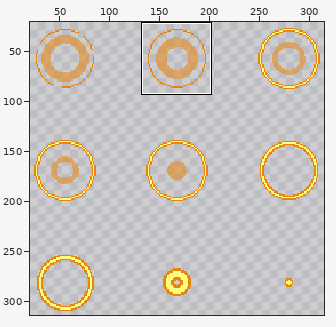
Sprite sheet, stored at Assets/Sprites/PrototypeSprites/RulletSprites/Pixel_Sprites/skillEffects/skillEffectAsset_edited/PixelEffect_Buff/Buff_Effect_03_2.png. Above, an overview of the earlier version with the close-up marked.
Close-up. As it was:
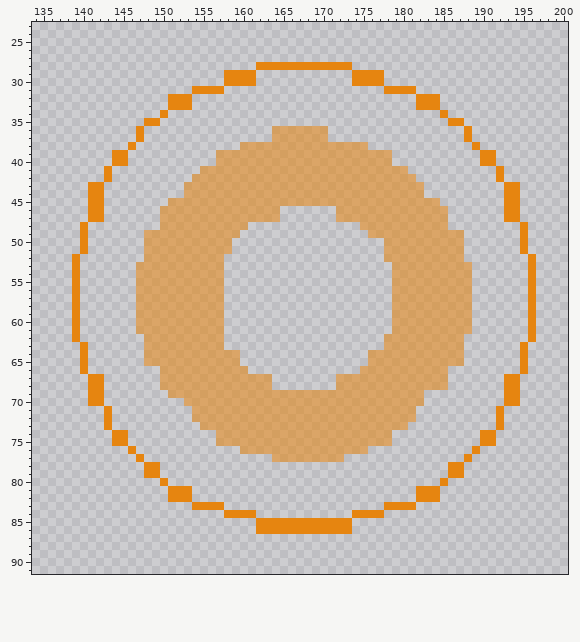
The file is 336x336 pixels. Shown: x 134..200, y 23..91. The wide view leaves out empty margins. The commit also changed other parts of the picture, which this record leaves out.
Now the later version:
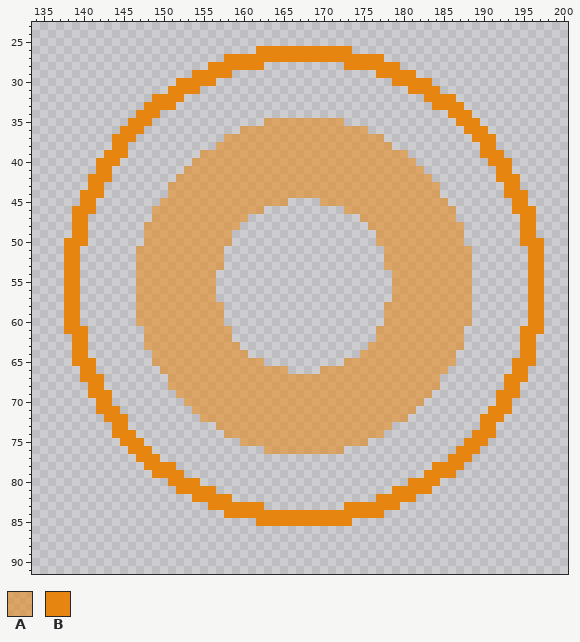
Palette (. is transparent): A #e685108c  B #e68510
What changed:
@@ x 134..200 @@
 25 ...................................................................
-26 ...................................................................
-27 ...................................................................
-28 ............................BBBBBBBBBBBB...........................
-29 ........................BBBB............BBBB.......................
-30 ........................BBBB............BBBB.......................
-31 ....................BBBB....................BBBB...................
-32 .................BBB............................BBB................
-33 .................BBB............................BBB................
-34 ................B..................................B...............
-35 ..............BB....................................BB.............
-36 .............B................AAAAAAA.................B............
-37 .............B................AAAAAAA.................B............
-38 ............B.............AAAAAAAAAAAAAAAA.............B...........
-39 ..........BB...........AAAAAAAAAAAAAAAAAAAAAA...........BB.........
-40 ..........BB...........AAAAAAAAAAAAAAAAAAAAAA...........BB.........
-41 .........B...........AAAAAAAAAAAAAAAAAAAAAAAAAA...........B........
-42 .........B..........AAAAAAAAAAAAAAAAAAAAAAAAAAAA..........B........
-43 .......BB..........AAAAAAAAAAAAAAAAAAAAAAAAAAAAAA..........BB......
-44 .......BB..........AAAAAAAAAAAAAAAAAAAAAAAAAAAAAA..........BB......
-45 .......BB........AAAAAAAAAAAAAAAAAAAAAAAAAAAAAAAAAA........BB......
-46 .......BB.......AAAAAAAAAAAAAAA.......AAAAAAAAAAAAAA.......BB......
-47 .......BB.......AAAAAAAAAAAAAAA.......AAAAAAAAAAAAAA.......BB......
-48 ......B.........AAAAAAAAAAA..............AAAAAAAAAAA.........B.....
-49 ......B.......AAAAAAAAAAAA................AAAAAAAAAAAA.......B.....
-50 ......B.......AAAAAAAAAAA...................AAAAAAAAAA.......B.....
-51 ......B.......AAAAAAAAAAA...................AAAAAAAAAA.......B.....
-52 .....B........AAAAAAAAAA....................AAAAAAAAAA........B....
-53 .....B.......AAAAAAAAAAA.....................AAAAAAAAAA.......B....
-54 .....B.......AAAAAAAAAAA.....................AAAAAAAAAA.......B....
-55 .....B.......AAAAAAAAAAA.....................AAAAAAAAAA.......B....
-56 .....B.......AAAAAAAAAAA.....................AAAAAAAAAA.......B....
-57 .....B.......AAAAAAAAAAA.....................AAAAAAAAAA.......B....
-58 .....B.......AAAAAAAAAAA.....................AAAAAAAAAA.......B....
-59 .....B.......AAAAAAAAAAA.....................AAAAAAAAAA.......B....
-60 .....B.......AAAAAAAAAAA.....................AAAAAAAAAA.......B....
-61 .....B.......AAAAAAAAAAA.....................AAAAAAAAAA.......B....
-62 .....B........AAAAAAAAAA....................AAAAAAAAAA........B....
-63 ......B.......AAAAAAAAAA....................AAAAAAAAAA.......B.....
-64 ......B.......AAAAAAAAAAAA................AAAAAAAAAAAA.......B.....
-65 ......B.......AAAAAAAAAAAA................AAAAAAAAAAAA.......B.....
-66 ......B.........AAAAAAAAAAA..............AAAAAAAAAAA.........B.....
-67 .......BB.......AAAAAAAAAAAAAA........AAAAAAAAAAAAAA.......BB......
-68 .......BB.......AAAAAAAAAAAAAA........AAAAAAAAAAAAAA.......BB......
-69 .......BB........AAAAAAAAAAAAAAAAAAAAAAAAAAAAAAAA..........BB......
-70 .......BB..........AAAAAAAAAAAAAAAAAAAAAAAAAAAAAA..........BB......
-71 .........B..........AAAAAAAAAAAAAAAAAAAAAAAAAAAA..........B........
-72 .........B..........AAAAAAAAAAAAAAAAAAAAAAAAAAAA..........B........
-73 .........B...........AAAAAAAAAAAAAAAAAAAAAAAAAA...........B........
-74 ..........BB...........AAAAAAAAAAAAAAAAAAAAAA...........BB.........
-75 ..........BB...........AAAAAAAAAAAAAAAAAAAAAA...........BB.........
-76 ............B.............AAAAAAAAAAAAAAAA.............B...........
-77 .............B................AAAAAAAAA...............B............
-78 ..............BB....................................BB.............
-79 ..............BB....................................BB.............
-80 ................B..................................B...............
-81 .................BBB............................BBB................
-82 .................BBB............................BBB................
-83 ....................BBBB....................BBBB...................
-84 ........................BBBB............BBBB.......................
+26 ............................BBBBBBBBBBBB...........................
+27 ........................BBBBBBBBBBBBBBBBBBBB.......................
+28 ......................BBBBBBB..........BBBBBBB.....................
+29 ....................BBBBB..................BBBBB...................
+30 ..................BBBBB......................BBBBB.................
+31 .................BBBB..........................BBBB................
+32 ...............BBBB..............................BBBB..............
+33 ..............BBBB................................BBBB.............
+34 .............BBB....................................BBB............
+35 ............BBB..............AAAAAAAAAA..............BBB...........
+36 ...........BBB............AAAAAAAAAAAAAAAA............BBB..........
+37 ..........BBB...........AAAAAAAAAAAAAAAAAAAA...........BBB.........
+38 ..........BB...........AAAAAAAAAAAAAAAAAAAAAA...........BB.........
+39 .........BBB.........AAAAAAAAAAAAAAAAAAAAAAAAAA.........BBB........
+40 ........BBB.........AAAAAAAAAAAAAAAAAAAAAAAAAAAA.........BBB.......
+41 ........BB.........AAAAAAAAAAAAAAAAAAAAAAAAAAAAAA.........BB.......
+42 .......BBB........AAAAAAAAAAAAAAAAAAAAAAAAAAAAAAAA........BBB......
+43 .......BB........AAAAAAAAAAAAAAAAAAAAAAAAAAAAAAAAAA........BB......
+44 ......BBB........AAAAAAAAAAAAAAAAAAAAAAAAAAAAAAAAAA........BBB.....
+45 ......BB........AAAAAAAAAAAAAAAA....AAAAAAAAAAAAAAAA........BB.....
+46 .....BBB.......AAAAAAAAAAAAAA..........AAAAAAAAAAAAAA.......BBB....
+47 .....BB........AAAAAAAAAAAA..............AAAAAAAAAAAA........BB....
+48 .....BB.......AAAAAAAAAAAA................AAAAAAAAAAAA.......BB....
+49 .....BB.......AAAAAAAAAAA..................AAAAAAAAAAA.......BB....
+50 ....BBB.......AAAAAAAAAAA..................AAAAAAAAAAA.......BBB...
+51 ....BB.......AAAAAAAAAAA....................AAAAAAAAAAA.......BB...
+52 ....BB.......AAAAAAAAAAA....................AAAAAAAAAAA.......BB...
+53 ....BB.......AAAAAAAAAAA....................AAAAAAAAAAA.......BB...
+54 ....BB.......AAAAAAAAAA......................AAAAAAAAAA.......BB...
+55 ....BB.......AAAAAAAAAA......................AAAAAAAAAA.......BB...
+56 ....BB.......AAAAAAAAAA......................AAAAAAAAAA.......BB...
+57 ....BB.......AAAAAAAAAA......................AAAAAAAAAA.......BB...
+58 ....BB.......AAAAAAAAAAA....................AAAAAAAAAAA.......BB...
+59 ....BB.......AAAAAAAAAAA....................AAAAAAAAAAA.......BB...
+60 ....BB.......AAAAAAAAAAA....................AAAAAAAAAAA.......BB...
+61 ....BBB.......AAAAAAAAAAA..................AAAAAAAAAAA.......BBB...
+62 .....BB.......AAAAAAAAAAA..................AAAAAAAAAAA.......BB....
+63 .....BB.......AAAAAAAAAAAA................AAAAAAAAAAAA.......BB....
+64 .....BB........AAAAAAAAAAAA..............AAAAAAAAAAAA........BB....
+65 .....BBB.......AAAAAAAAAAAAAA..........AAAAAAAAAAAAAA.......BBB....
+66 ......BB........AAAAAAAAAAAAAAAA....AAAAAAAAAAAAAAAA........BB.....
+67 ......BBB........AAAAAAAAAAAAAAAAAAAAAAAAAAAAAAAAAA........BBB.....
+68 .......BB........AAAAAAAAAAAAAAAAAAAAAAAAAAAAAAAAAA........BB......
+69 .......BBB........AAAAAAAAAAAAAAAAAAAAAAAAAAAAAAAA........BBB......
+70 ........BB.........AAAAAAAAAAAAAAAAAAAAAAAAAAAAAA.........BB.......
+71 ........BBB.........AAAAAAAAAAAAAAAAAAAAAAAAAAAA.........BBB.......
+72 .........BBB.........AAAAAAAAAAAAAAAAAAAAAAAAAA.........BBB........
+73 ..........BB...........AAAAAAAAAAAAAAAAAAAAAA...........BB.........
+74 ..........BBB...........AAAAAAAAAAAAAAAAAAAA...........BBB.........
+75 ...........BBB............AAAAAAAAAAAAAAAA............BBB..........
+76 ............BBB..............AAAAAAAAAA..............BBB...........
+77 .............BBB....................................BBB............
+78 ..............BBBB................................BBBB.............
+79 ...............BBBB..............................BBBB..............
+80 .................BBBB..........................BBBB................
+81 ..................BBBBB......................BBBBB.................
+82 ....................BBBBB..................BBBBB...................
+83 ......................BBBBBBB..........BBBBBBB.....................
+84 ........................BBBBBBBBBBBBBBBBBBBB.......................
 85 ............................BBBBBBBBBBBB...........................
-86 ............................BBBBBBBBBBBB...........................
+86 ...................................................................
 87 ...................................................................
Changed places in both close-ups, as pixel boxes (x1, y1, x2, y2):
changed: (64, 46, 544, 534)
